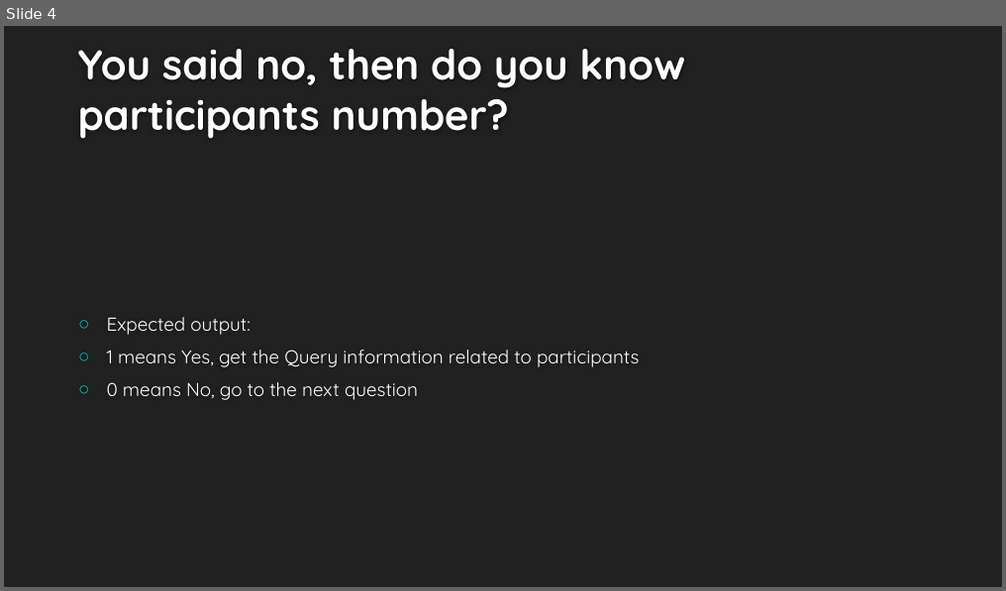
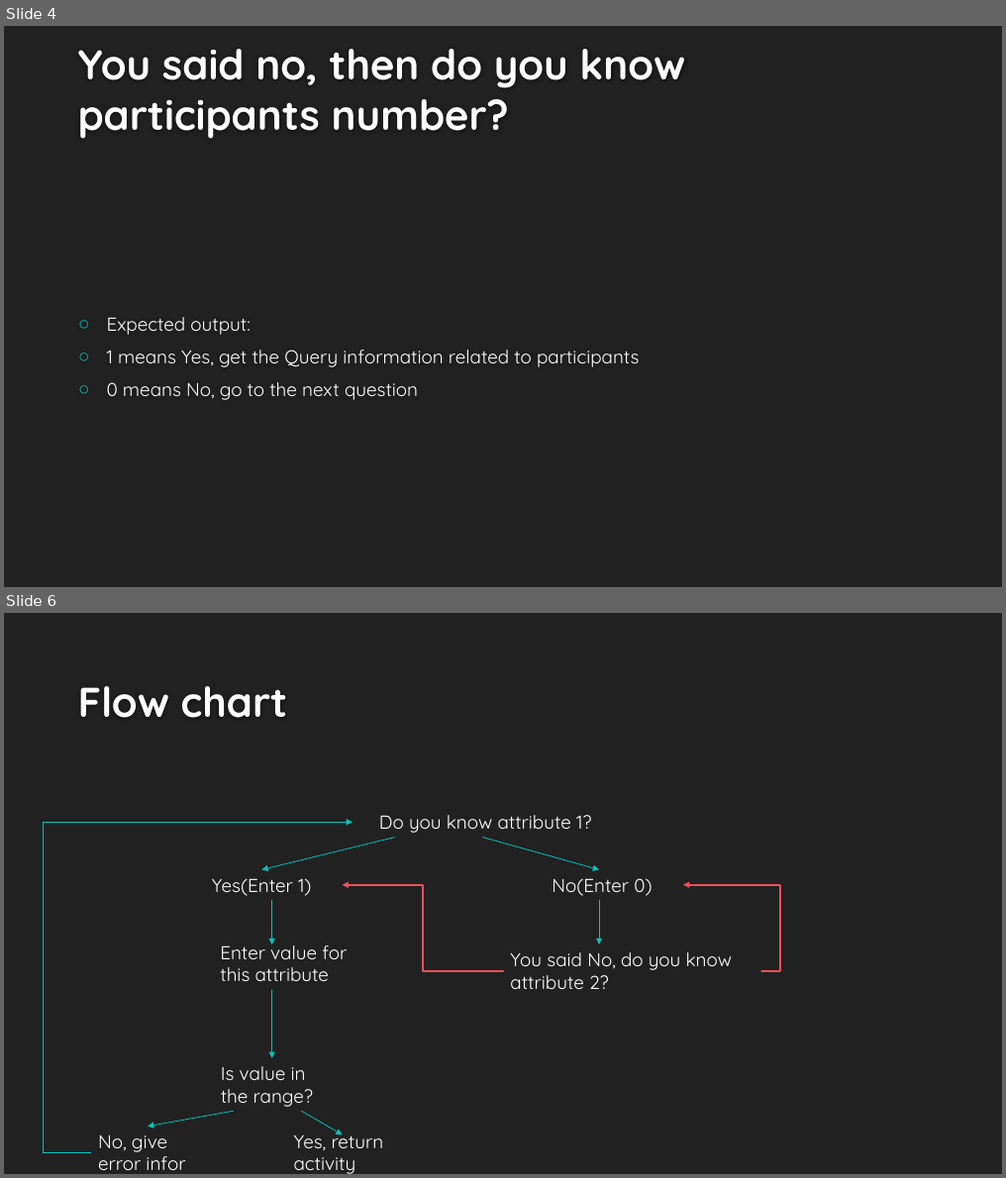
Before and after one commit to jipengda/codeBuffalo, a slide deck: bESTteam32.pptx. Shown one above the other, each under a label of ours: slide 4 before the commit, slides 4 and 6 after it; the slides between them are not shown. The pictures are 1006x591 and 1006x1178 pixels, drawn with LibreOffice and Linux fonts; fonts in the diff are those of the drawing; background and template pictures are left out. Boxes give left, top, right and bottom in pixels: in the first picture for what was removed or moved away, otherwise in the second. Text is boxed around its words. In the diff, an @@ line names an element or a change of style, - is before the commit and + after.

```diff
--- a/bESTteam32.pptx
+++ b/bESTteam32.pptx
@@ slide 6 added at (4,613,1002,1174), background #212121 @@
@@ title added at (78,686,288,718), 40 pt, text #FEFEFE, bold @@
+Flow chart
@@ text added at (379,815,591,833), 18 pt, text #FFFFFF @@
+Do you know attribute 1?
@@ line added from (43, 1153) to (43, 822), #00C6BB 0.75 pt @@
@@ arrow added from (43, 822) to (352, 822), #00C6BB 0.75 pt @@
@@ arrow added from (395, 838) to (261, 869), #00C6BB 0.75 pt @@
@@ arrow added from (483, 838) to (599, 869), #00C6BB 0.75 pt @@
@@ text added at (212,878,311,896), 18 pt, text #FFFFFF @@
+Yes(Enter 1)
@@ text added at (551,878,651,896), 18 pt, text #FFFFFF @@
+No(Enter 0)
@@ arrow added from (272, 900) to (272, 945), #00C6BB 0.75 pt @@
@@ elbow arrow added from (503, 971) to (343, 884), #ED515C 2 pt @@
@@ arrow added from (599, 900) to (599, 945), #00C6BB 0.75 pt @@
@@ elbow arrow added from (761, 971) to (683, 884), #ED515C 2 pt @@
@@ text added at (220,940,347,981), 18 pt, text #FFFFFF @@
+Enter value for this attribute
@@ text added at (510,953,732,989), 18 pt, text #FFFFFF @@
+You said No, do you know attribute 2?
@@ arrow added from (272, 990) to (272, 1059), #00C6BB 0.75 pt @@
@@ text added at (221,1066,313,1107), 18 pt, text #FFFFFF @@
+Is value in the range?
@@ arrow added from (233, 1112) to (148, 1127), #00C6BB 0.75 pt @@
@@ arrow added from (302, 1112) to (343, 1136), #00C6BB 0.75 pt @@
@@ text added at (98,1136,185,1170), 18 pt, text #FFFFFF @@
+No, give error infor
@@ text added at (294,1129,384,1174), 18 pt, text #FFFFFF @@
+Yes, return activity
@@ line added from (91, 1153) to (43, 1153), #00C6BB 0.75 pt @@
```
Also in this commit, not shown: 3 slides changed.
